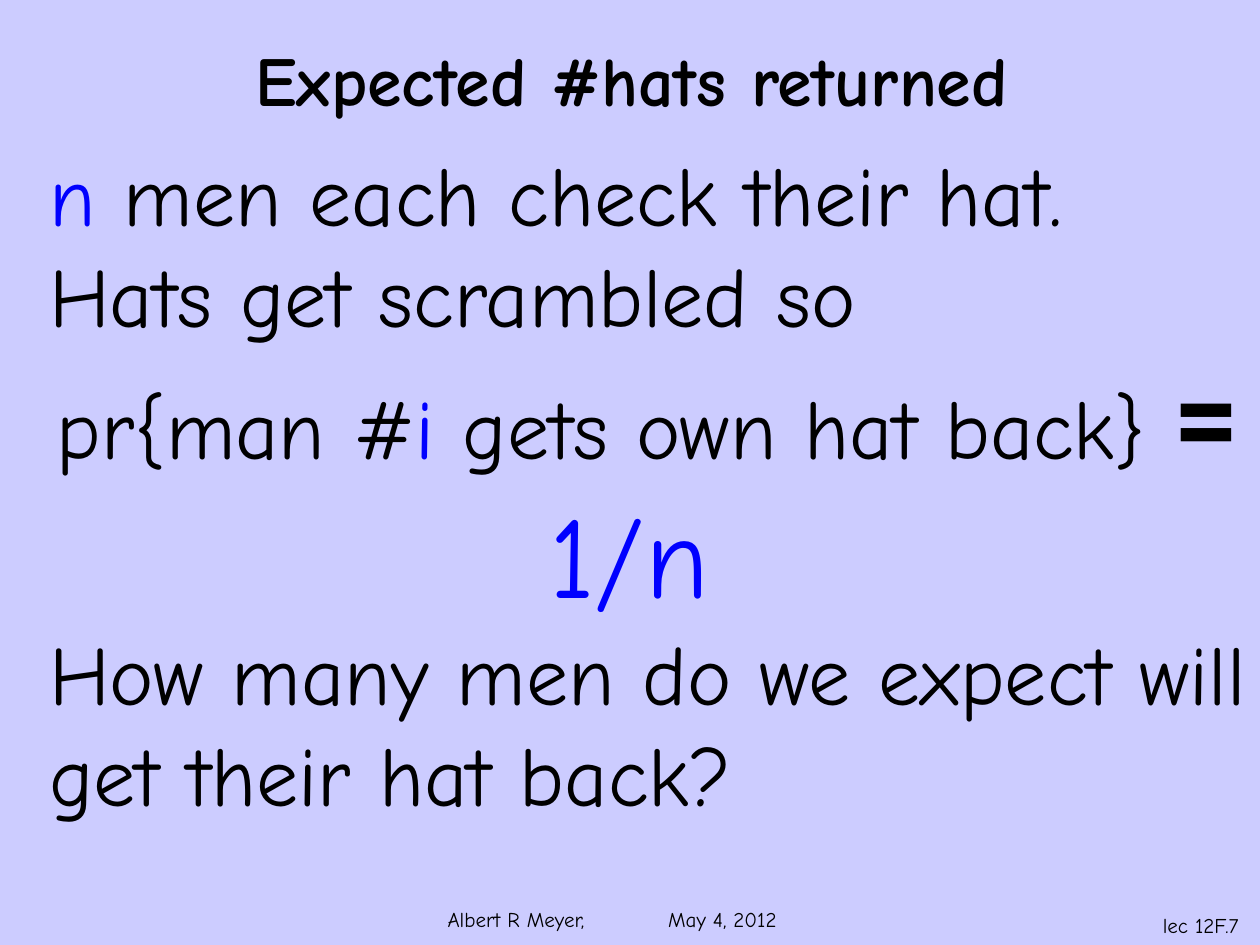
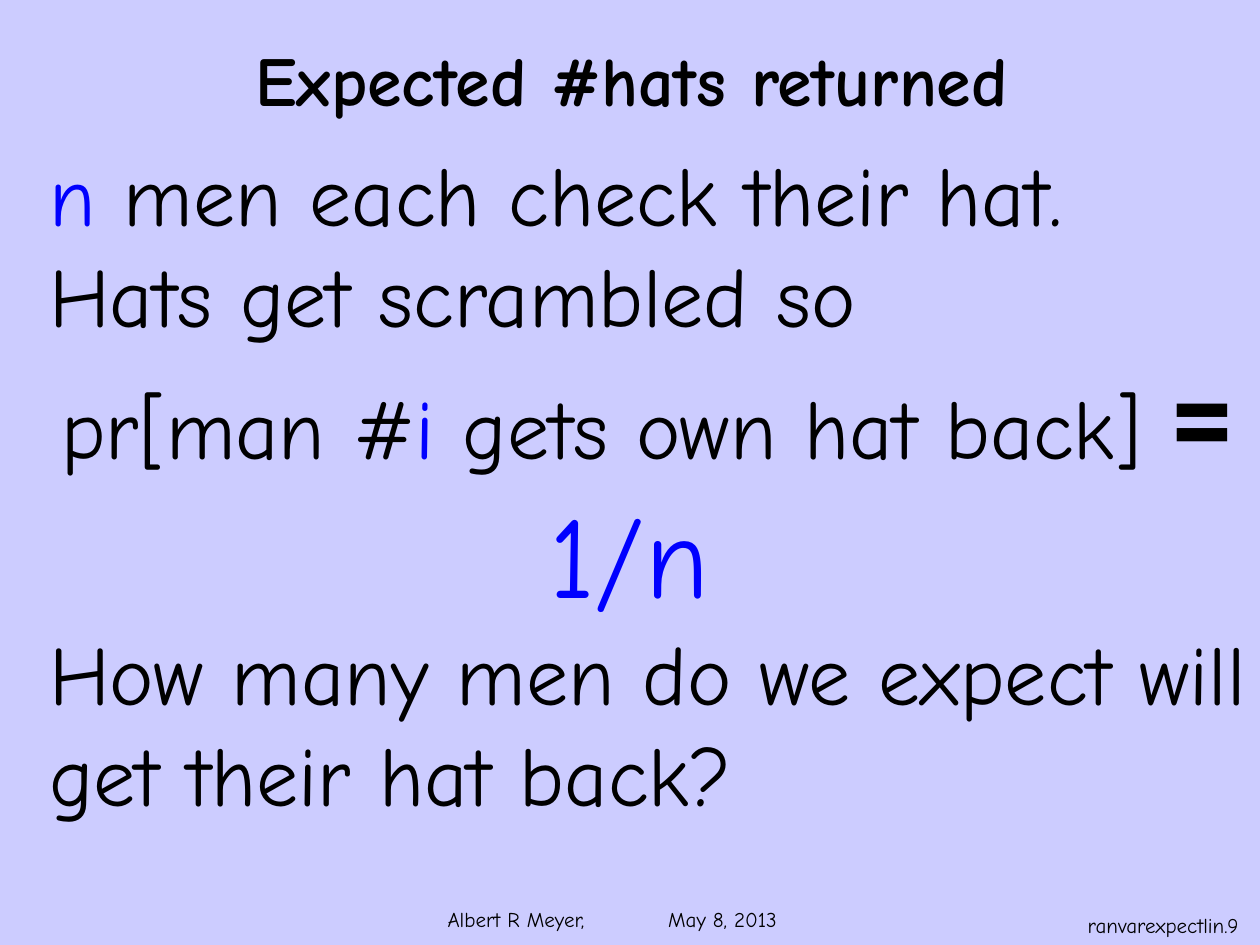
Before and after one commit to armeyer/mcs_web, a slide deck: slide 9 of spring13/slides13/ranvar-expect-linear.pptx (slide 7 before the commit). Drawn at 1260x945 pixels with LibreOffice and Linux fonts; fonts in the diff are those of the drawing; background and template pictures are left out. Boxes give left, top, right and bottom in pixels: in the first picture for what was removed or moved away, otherwise in the second. Text is boxed around its words. In the diff, an @@ line names an element or a change of style, - is before the commit and + after.

Commit message:
ranvar slides

```diff
--- a/spring13/slides13/ranvar-expect-linear.pptx
+++ b/spring13/slides13/ranvar-expect-linear.pptx
@@ text at (61,392,1141,612): text changed @@
-pr{man #i gets own hat back} = 1/n
+pr[man #i gets own hat back] = 1/n
@@ text at (448,912,777,931): text changed @@
-Albert R Meyer, May 4, 2012
+Albert R Meyer, May 8, 2013
@@ page number at (1088,918,1239,937): text changed @@
-lec 12F.7
+ranvarexpectlin.9
```
Also in this commit, not shown: 14 other slides changed, 6 slides added, 6 other files.
